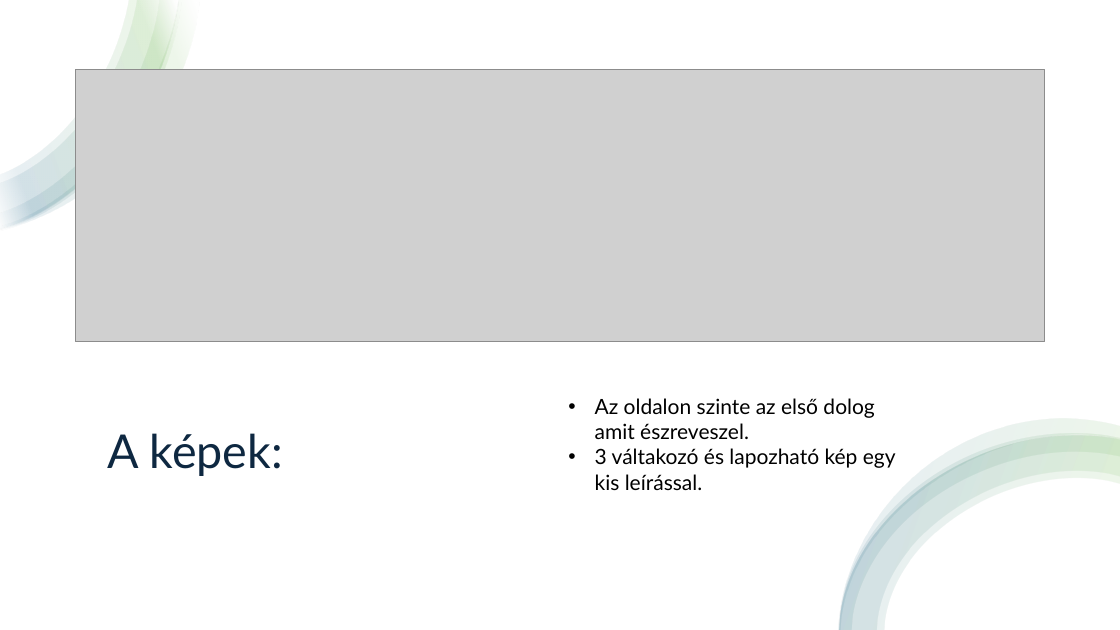
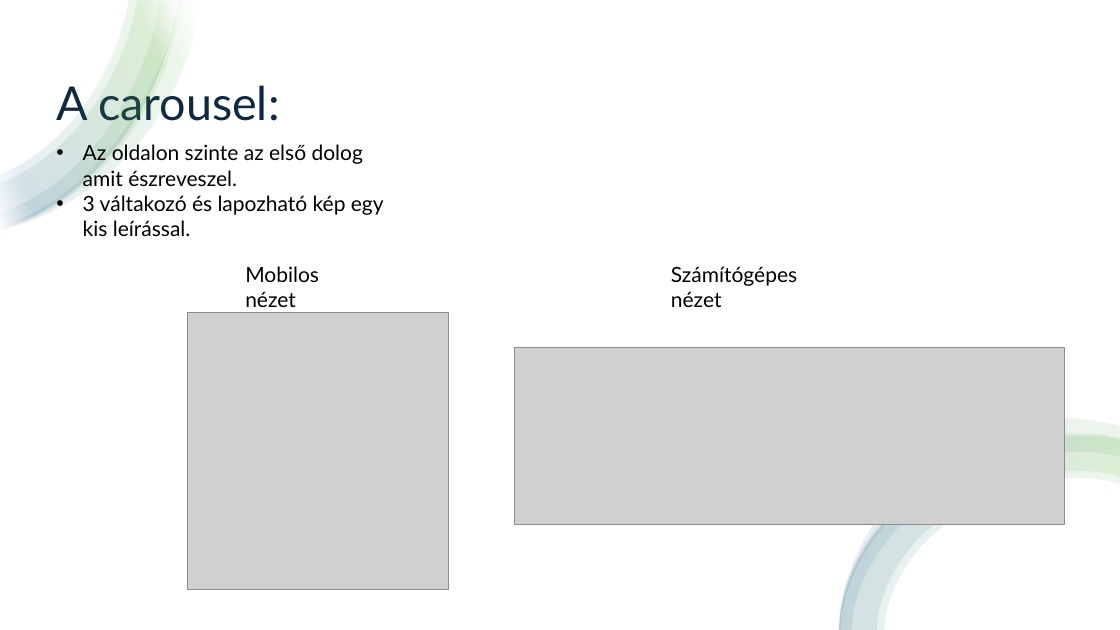
Before and after one commit to gergokee10/vizibicikli_projekt, a slide deck: slide 2 of Vízibicikli_weboldal.pptx. Drawn at 1120x630 pixels with LibreOffice and Linux fonts; fonts in the diff are those of the drawing; grey boxes stand for pictures. Boxes give left, top, right and bottom in pixels: in the first picture for what was removed or moved away, otherwise in the second. Text is boxed around its words. In the diff, an @@ line names an element or a change of style, - is before the commit and + after.

```diff
--- a/Vízibicikli_weboldal.pptx
+++ b/Vízibicikli_weboldal.pptx
@@ title at [56, 79, 279, 129]: text changed @@
-A képek:
+A carousel:
@@ picture removed at [75, 69, 1044, 342] @@
@@ text "Az oldalon szinte az első ...": place and size @@
-text "Az oldalon szinte az első ..." at [595, 398, 896, 490]
+text "Az oldalon szinte az első ..." at [83, 142, 384, 236]
@@ text added at [245, 266, 319, 307], 18 pt, text #000000 @@
+Mobilos nézet
@@ text added at [671, 266, 797, 307], 18 pt, text #000000 @@
+Számítógépes nézet
@@ picture added at [187, 313, 448, 590] @@
@@ picture added at [515, 348, 1065, 524] @@
```
Also in this commit, not shown: 3 other slides changed.
